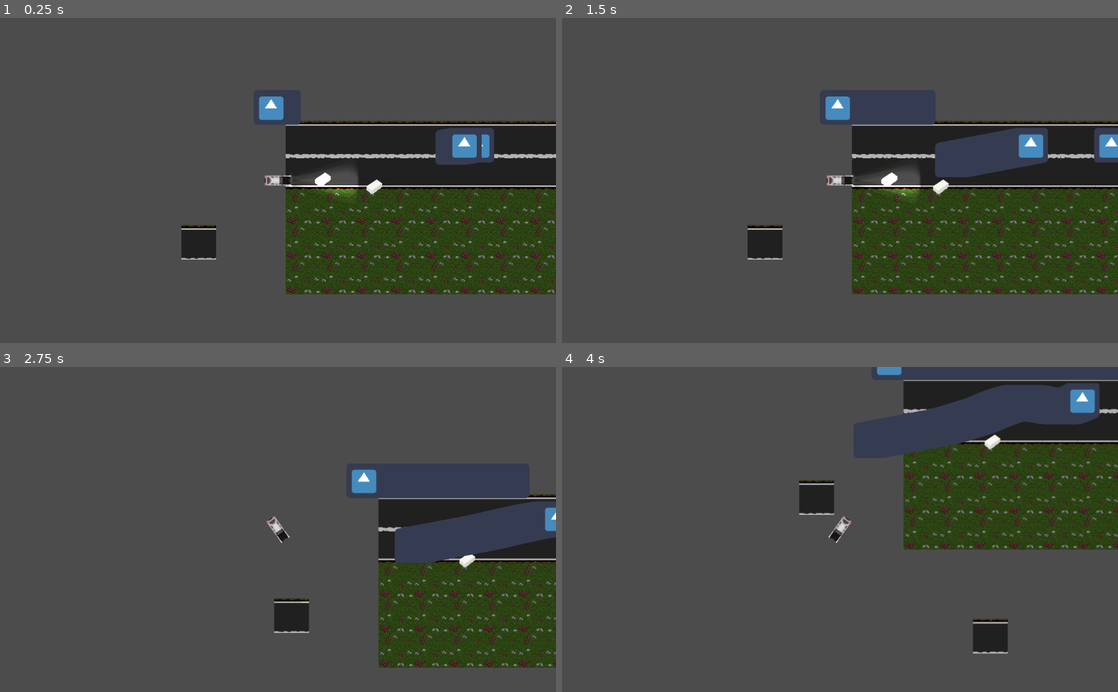
Above: before the commit, frames 1-4 (two rows, left to right).
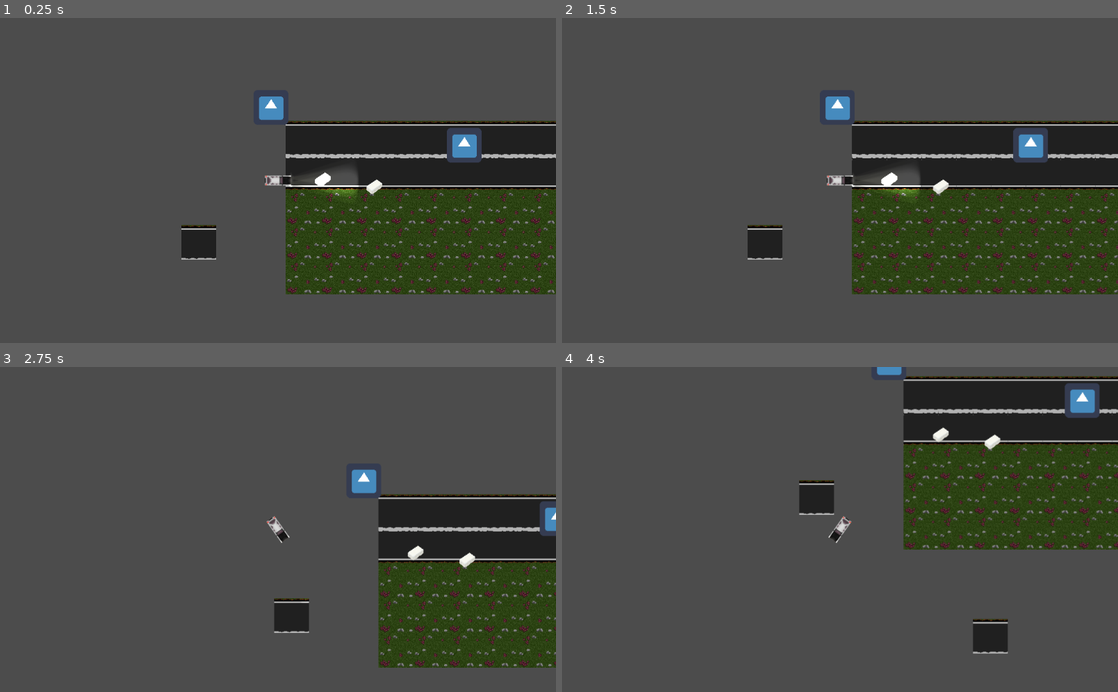
Above: after the commit, the same moments.

Repository: VictorChenJ/Tofu-Delivery-Simulator-Shoot-Out-Simulator-Game-D1
Game: Godot game, scene res://Scenes/Map.tscn
Same seed, same stepped clock (60 frames per second), same inputs: the game is played once before the commit and once after it. The engine's default icon, where the game draws it, is replaced by a stand-in: a white triangle on a blue panel in a dark square.
Inputs:
- Up to frame 1 (0.25 s): no input
- Up to frame 2 (1.5 s): hold A (steer_right) 0.53-1.28 s; hold S (brake) from 1.28 s (still down)
- Up to frame 3 (2.75 s): release S (brake) at 2.03 s; hold A (steer_right) from 2.03 s (still down)
- Up to frame 4 (4 s): release A (steer_right) at 2.78 s; hold W (accelerate) 2.78-3.53 s; hold D (steer_left) from 3.53 s (still down)

The runs differ from the first frame. In frame 1, 0.5% of the frame differs, in the area x 51-89%, y 31-46%; in frame 2, 2.4%; in frame 3, 3.5%; in frame 4, 4.2%, in the area x 61-100%, y 2-27%.

Commit message:
dont shoot tsom uch

Diff:
--- a/Scripts/Enemy.gd
+++ b/Scripts/Enemy.gd
@@ -4,6 +4,8 @@
 
 const obj_bullet = preload("res://Scenes/bullet.tscn")
 var plpos =0
+var timer = 0
+var time_interval = 5.0
 
 func shoot(direction: float, speed: float):
 	var new_bullet = obj_bullet.instance()
@@ -12,7 +14,11 @@
 	get_parent().add_child(new_bullet)
 
 func _process(delta):
-	shoot(plpos, 100)
+	timer += delta
+
+	if timer >= time_interval:
+		shoot(plpos, 100)
+		timer = 0
 
 func _ready():
 	connect("playerposition", self, "_on_Player_playerposition")
